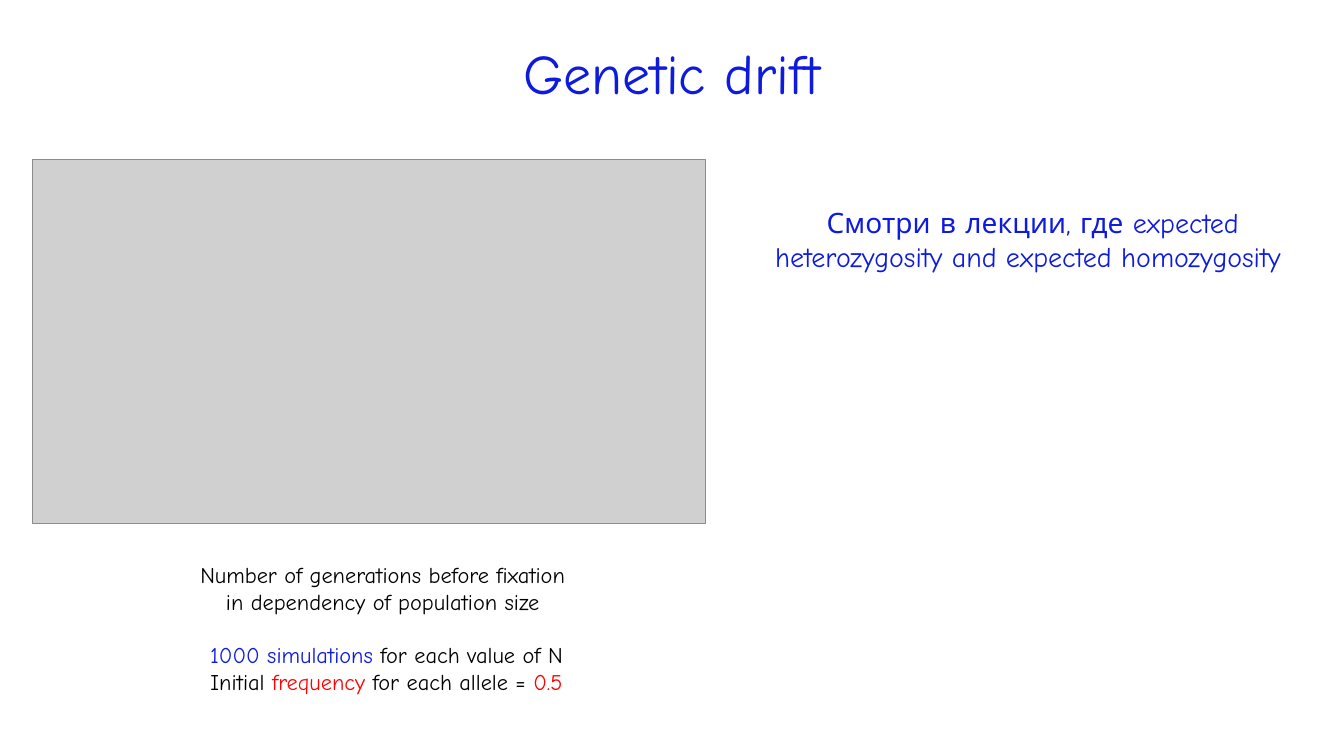
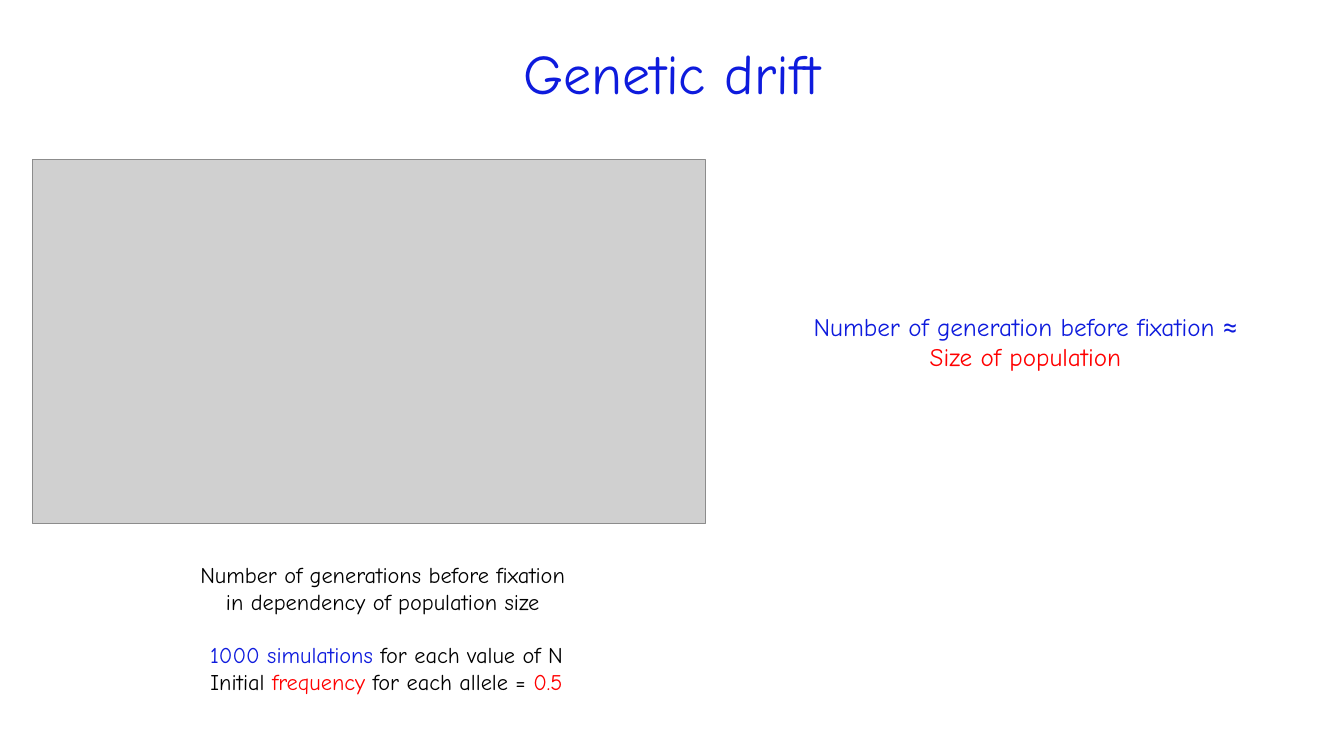
Before and after one commit to kgaydukova/PopulationGeneticsProject, a slide deck: slide 6 of GPOP_Gaydukova_slides.pptx. Drawn at 1344x756 pixels with LibreOffice and Linux fonts; fonts in the diff are those of the drawing; grey boxes stand for pictures. Boxes give left, top, right and bottom in pixels: in the first picture for what was removed or moved away, otherwise in the second. Text is boxed around its words. In the diff, an @@ line names an element or a change of style, - is before the commit and + after.

```diff
--- a/GPOP_Gaydukova_slides.pptx
+++ b/GPOP_Gaydukova_slides.pptx
@@ text at <box>814,319,1214,371</box>: text changed; size 20 to 18 pt @@
-Смотри в лекции, где expected heterozygosity and expected homozygosity
+Number of generation before fixation ≈
+Size of population
```
Also in this commit, not shown: 2 other slides changed, 6 slides added, 1 other file.
